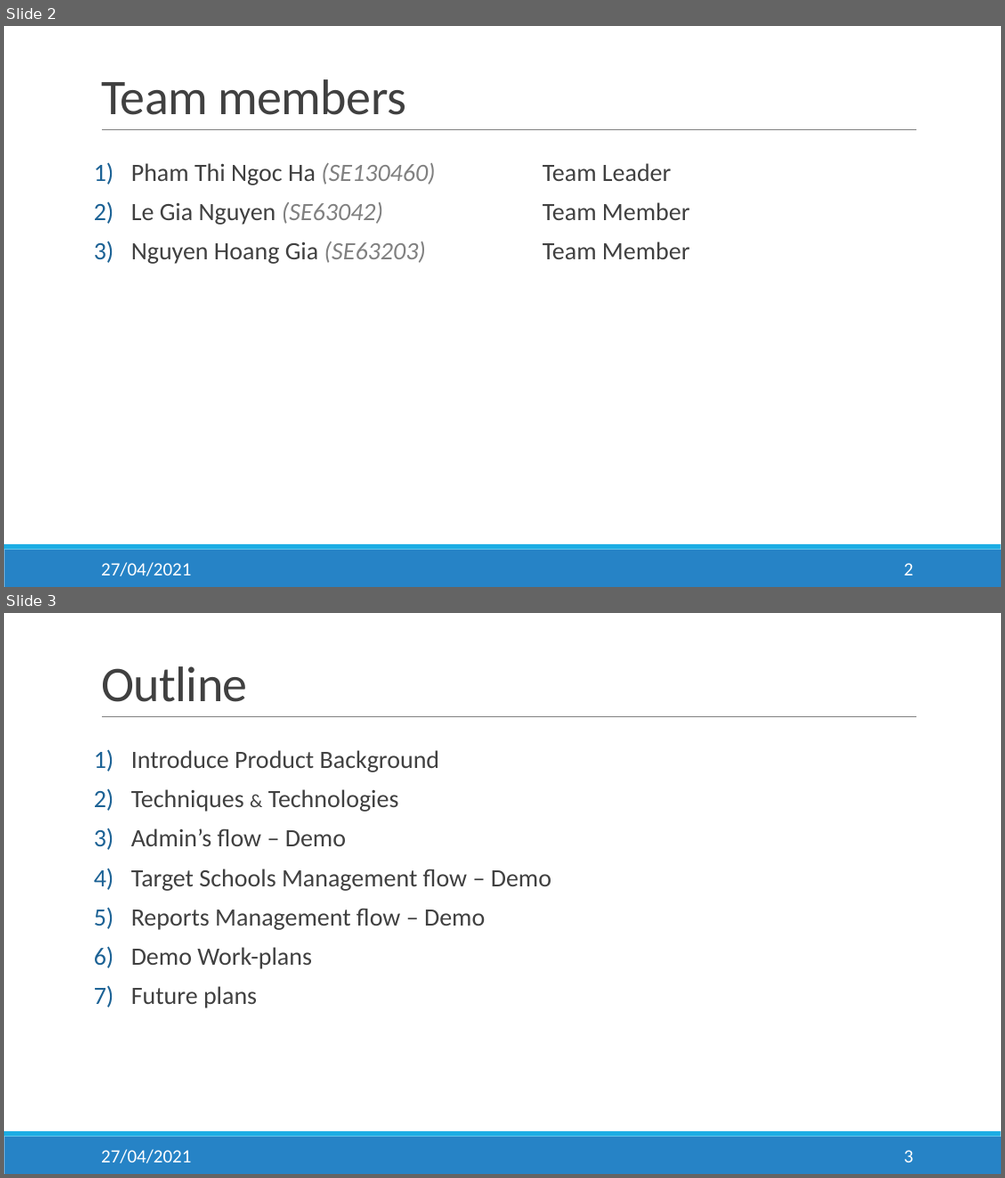
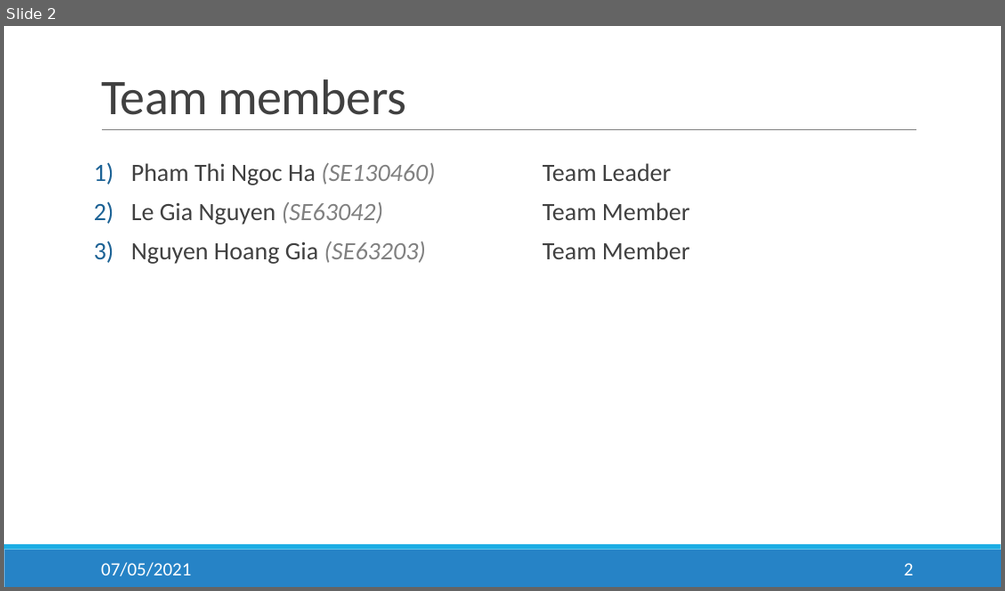
Before and after one commit to salesmgt/documentation, a slide deck: presentations/Slides.pptx. Shown one above the other, each under a label of ours: slides 2 and 3 before the commit, slide 2 after it. The pictures are 1005x1178 and 1005x591 pixels, drawn with LibreOffice and Linux fonts; fonts in the diff are those of the drawing. Boxes give left, top, right and bottom in pixels: in the first picture for what was removed or moved away, otherwise in the second. Text is boxed around its words. In the diff, an @@ line names an element or a change of style, - is before the commit and + after.

```diff
--- a/presentations/Slides.pptx
+++ b/presentations/Slides.pptx
@@ slide 3 removed at bbox=[4, 613, 1001, 1174], background #FFFFFF; not listed: 3 template elements that a slide beside it also shows @@
@@ title removed at bbox=[101, 666, 248, 702] @@
-Outline
@@ text removed at bbox=[131, 750, 551, 1008] @@
-1) Introduce Product Background
-2) Techniques & Technologies
-3) Admin’s flow – Demo
-4) Target Schools Management flow – Demo
-5) Reports Management flow – Demo
-6) Demo Work-plans
-7) Future plans
@@ text removed at bbox=[101, 1149, 191, 1163] @@
-27/04/2021
@@ page number removed at bbox=[904, 1150, 914, 1162] @@
-3
@@ slide 2 changed as well @@
@@ text at bbox=[101, 562, 191, 576]: text changed @@
-27/04/2021
+07/05/2021
```
Also in this commit, not shown: 14 other slides changed, 15 slides added, 2 other slides removed, 1 other file.
